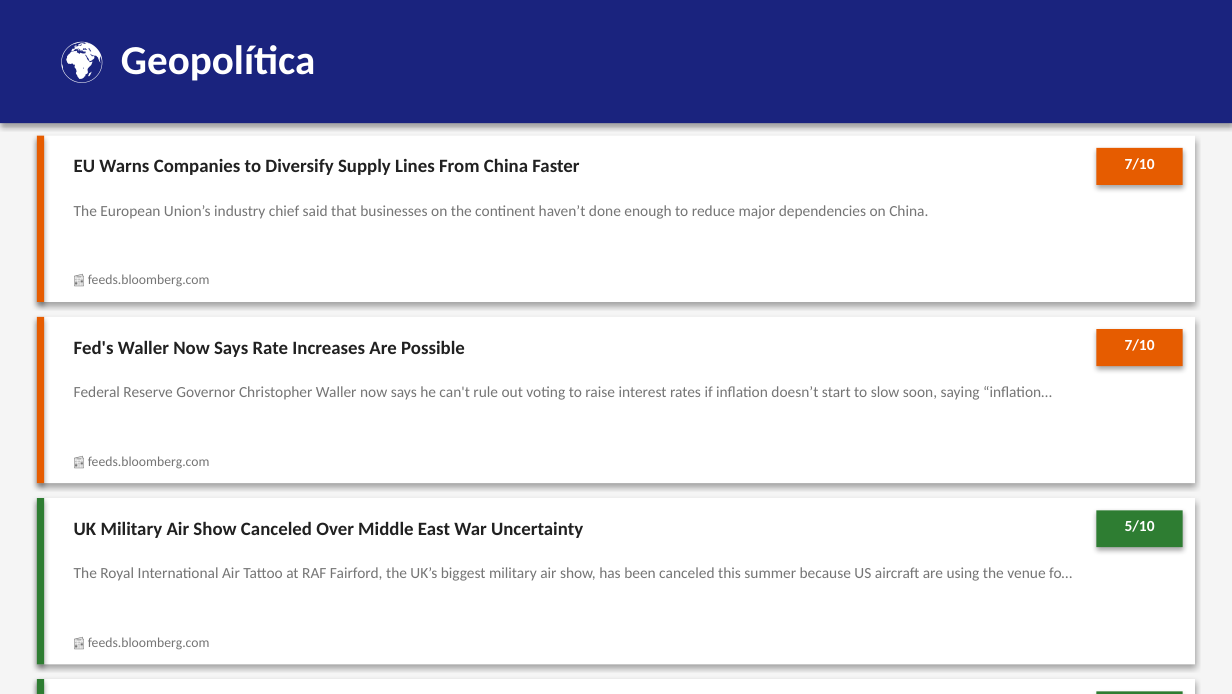
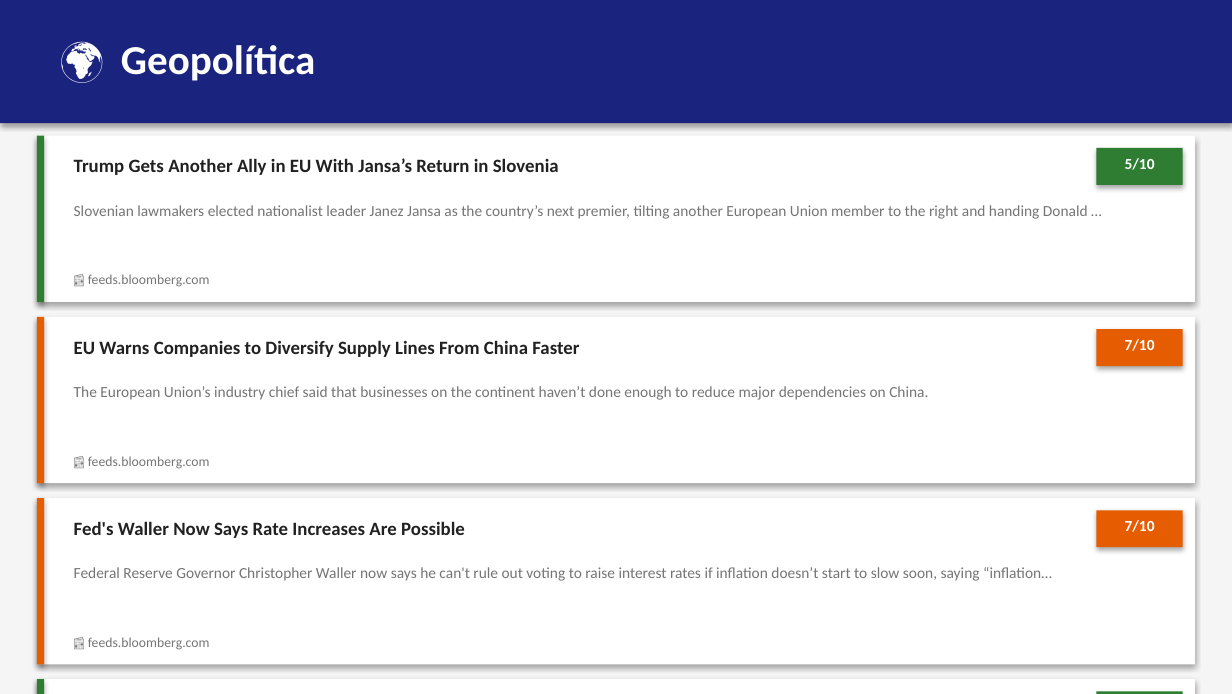
Before and after one commit to erickfranciscohernandez/financiero, a slide deck: slide 3 of newsletter_20260522.pptx. Drawn at 1232x694 pixels with LibreOffice and Linux fonts; fonts in the diff are those of the drawing. Boxes give left, top, right and bottom in pixels: in the first picture for what was removed or moved away, otherwise in the second. Text is boxed around its words. In the diff, an @@ line names an element or a change of style, - is before the commit and + after.

```diff
--- a/newsletter_20260522.pptx
+++ b/newsletter_20260522.pptx
@@ rectangle at (x1=37, y1=136, x2=44, y2=302): fill #E65C00 to #2E7D32 @@
@@ rectangle at (x1=1096, y1=148, x2=1183, y2=185): fill #E65C00 to #2E7D32 @@
@@ text at (x1=74, y1=158, x2=559, y2=175): text changed @@
-EU Warns Companies to Diversify Supply Lines From China Faster
+Trump Gets Another Ally in EU With Jansa’s Return in Slovenia
@@ text at (x1=1125, y1=158, x2=1155, y2=170): text changed @@
-7/10
+5/10
@@ text at (x1=74, y1=205, x2=1088, y2=219): text changed @@
-The European Union’s industry chief said that businesses on the continent haven’t done enough to reduce major dependencies on China.
+Slovenian lawmakers elected nationalist leader Janez Jansa as the country’s next premier, tilting another European Union member to the right and handing Donald …
@@ text at (x1=74, y1=340, x2=579, y2=357): text changed @@
-Fed's Waller Now Says Rate Increases Are Possible
+EU Warns Companies to Diversify Supply Lines From China Faster
@@ text at (x1=74, y1=386, x2=928, y2=400): text changed @@
-Federal Reserve Governor Christopher Waller now says he can't rule out voting to raise interest rates if inflation doesn’t start to slow soon, saying “inflation…
+The European Union’s industry chief said that businesses on the continent haven’t done enough to reduce major dependencies on China.
@@ rectangle at (x1=37, y1=498, x2=44, y2=664): fill #2E7D32 to #E65C00 @@
@@ text at (x1=74, y1=521, x2=465, y2=538): text changed @@
-UK Military Air Show Canceled Over Middle East War Uncertainty
+Fed's Waller Now Says Rate Increases Are Possible
@@ rectangle at (x1=1096, y1=510, x2=1183, y2=547): fill #2E7D32 to #E65C00 @@
@@ text at (x1=1125, y1=520, x2=1155, y2=532): text changed @@
-5/10
+7/10
@@ text at (x1=74, y1=567, x2=1052, y2=581): text changed @@
-The Royal International Air Tattoo at RAF Fairford, the UK’s biggest military air show, has been canceled this summer because US aircraft are using the venue fo…
+Federal Reserve Governor Christopher Waller now says he can't rule out voting to raise interest rates if inflation doesn’t start to slow soon, saying “inflation…
```
Also in this commit, not shown: 1 other slide changed, 5 other files.
